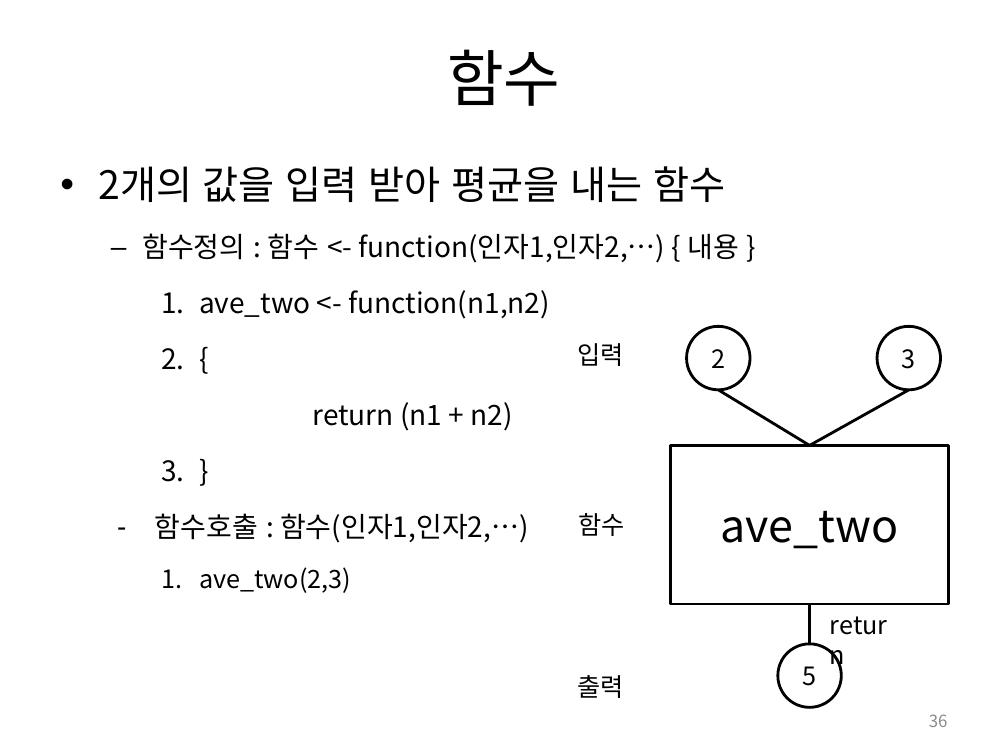
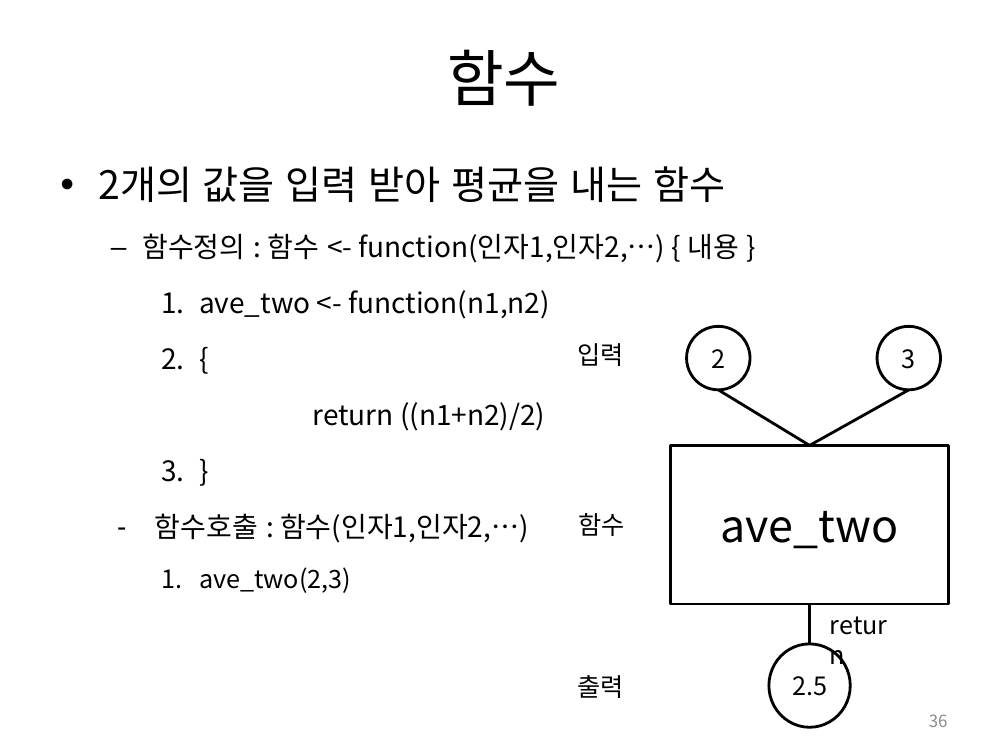
Before and after one commit to dyjin1217/KPU_R_Basic, a slide deck: slide 36 of 산기대_R_강의.pptx. Drawn at 1008x756 pixels with LibreOffice and Linux fonts; fonts in the diff are those of the drawing. Boxes give left, top, right and bottom in pixels: in the first picture for what was removed or moved away, otherwise in the second. Text is boxed around its words. In the diff, an @@ line names an element or a change of style, - is before the commit and + after.

```diff
--- a/산기대_R_강의.pptx
+++ b/산기대_R_강의.pptx
@@ text at (x1=312, y1=402, x2=545, y2=431): text changed @@
-      return (n1 + n2)
+      return ((n1+n2)/2)
@@ ellipse "2.5" resized from (x1=778, y1=644, x2=842, y2=708) to (x1=769, y1=644, x2=851, y2=728) @@
@@ text in ellipse at (x1=792, y1=676, x2=827, y2=696): text changed @@
-5
+2.5
```
Also in this commit, not shown: 4 other slides changed, 2 other files.
